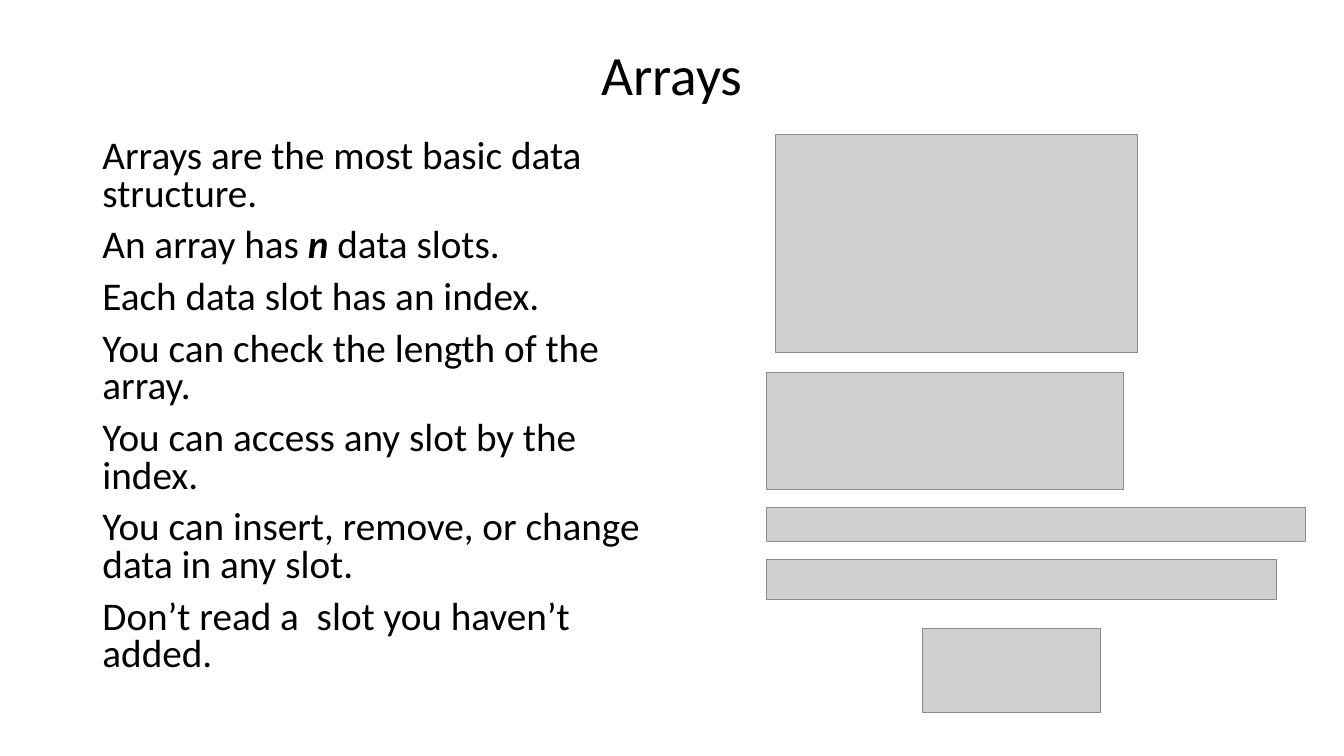
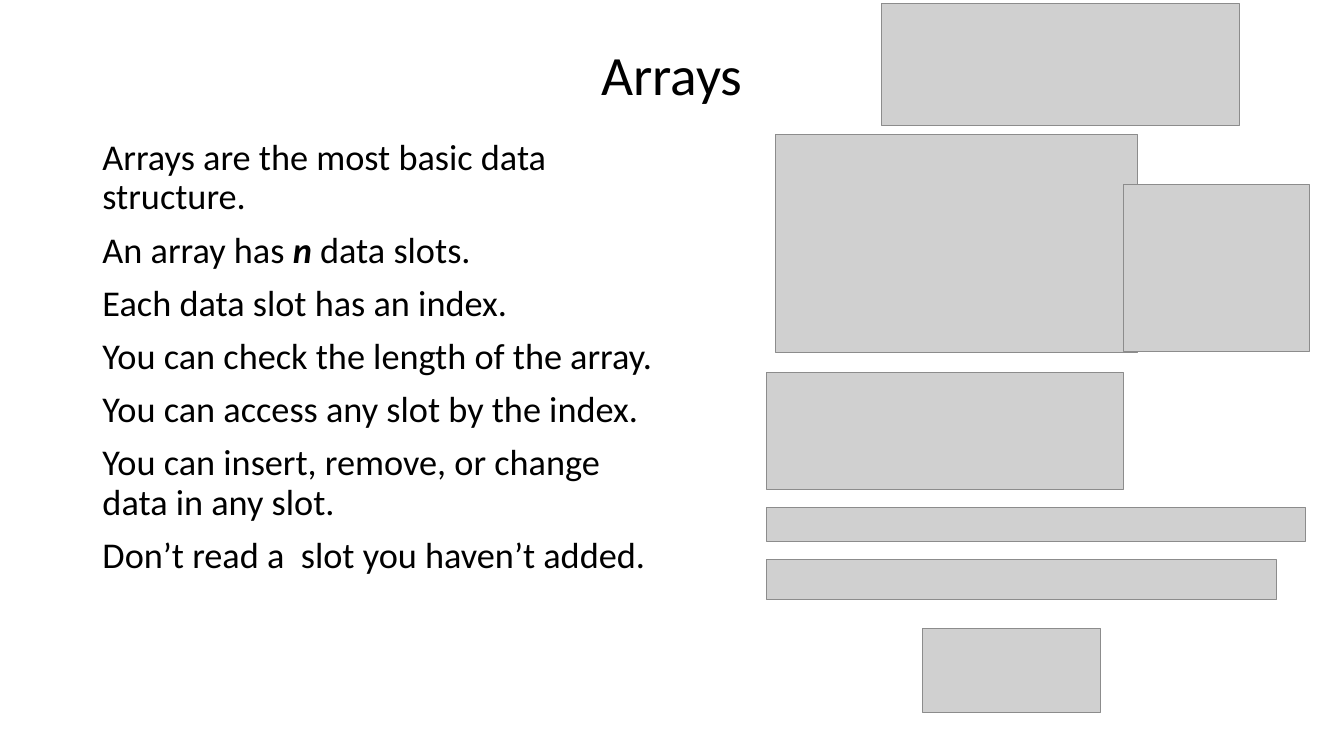
Before and after one commit to bsdillon/cs200_Spring2020, a slide deck: slide 19 of Lecture/Lect3-GUIScopeControl.pptx (slide 18 before the commit). Drawn at 1344x756 pixels with LibreOffice and Linux fonts; fonts in the diff are those of the drawing; grey boxes stand for pictures. Boxes give left, top, right and bottom in pixels: in the first picture for what was removed or moved away, otherwise in the second. Text is boxed around its words. In the diff, an @@ line names an element or a change of style, - is before the commit and + after.

Commit message:
Added images to lecture 3

```diff
--- a/Lecture/Lect3-GUIScopeControl.pptx
+++ b/Lecture/Lect3-GUIScopeControl.pptx
@@ picture added at [882, 3, 1240, 125] @@
@@ text "Arrays are the most basic ..." at [102, 144, 652, 574]: size 28 to 25.9 pt; line spacing 0.8 to 0.9 @@
@@ picture added at [1123, 185, 1310, 351] @@
```
Also in this commit, not shown: 2 other slides changed, 1 slide added.
